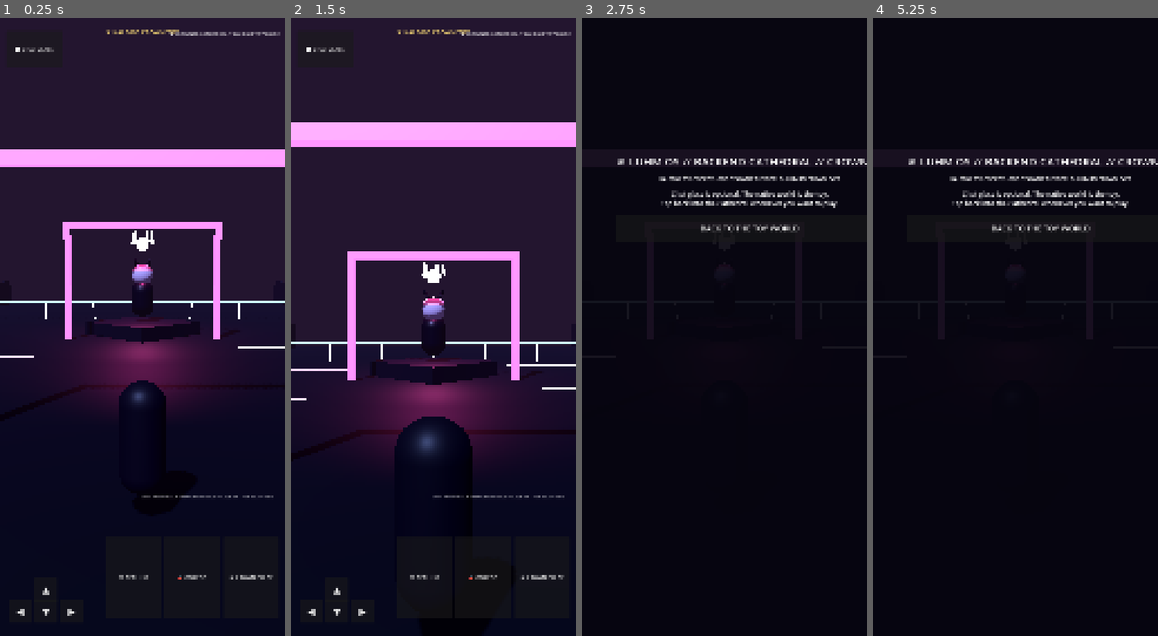
Above: before the commit, frames 1-4 (left to right).
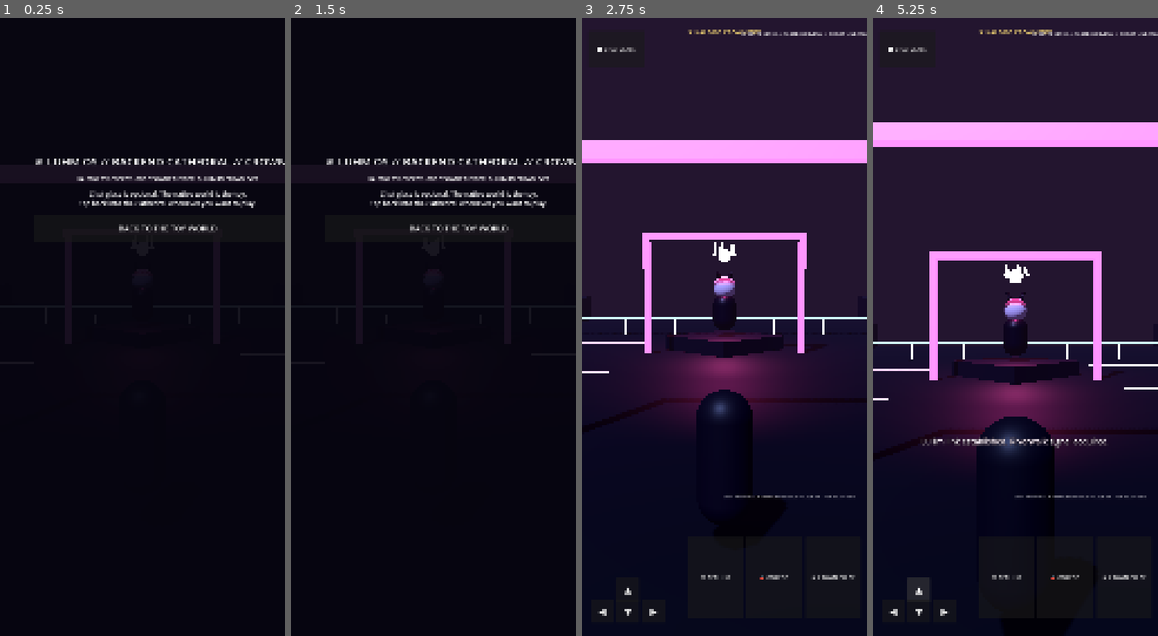
Above: after the commit, the same moments.

Repository: eggie-admin/LuHm-OS
Game: Godot game, scene res://scenes/Main.tscn
Two runs of this game, one before a commit and one after it. Both use one fixed random seed, a clock stepped at 60 frames per second and the inputs below.
Inputs (mouse positions are in pixels of both pictures, inside the frame that each line leads up to):
- Up to frame 1 (0.25 s): no input
- Up to frame 2 (1.5 s): move the mouse to (496, 296) at 0.52 s; hold Right (ui_right) 0.53-1.25 s; click (496, 296) at 0.67 s; drag from (376, 357) to (419, 450) at 1.27 s
- Up to frame 3 (2.75 s): click "💬 CHAT GLASS" (after the commit: "BACK TO THE TOY WORLD") at 2 s
- Up to frame 4 (5.25 s): move the mouse to (1044, 191) at 2.77 s; hold Right (ui_right) 2.78-3.5 s; drag from (1001, 450) to (930, 234) at 3.52 s; move the mouse to (1101, 419) at 4.27 s; hold Left (ui_left) 4.28-5 s; click (918, 592) at 5 s, where only the run after the commit has a clickable "▲"

The runs differ from the first frame. In frame 1, 53% of the frame differs, in the area x 0-100%, y 0-97%; in frame 2, 60%; in frame 3, 57%; in frame 4, 60%.
Error before the commit: Invalid call. Nonexistent function 'show_world' in base 'Nil'. (res://scripts/main.gd:66)
Error after the commit: Invalid call. Nonexistent function 'show_world' in base 'Nil'. (res://scripts/main.gd:63)

Commit message:
godot: make full WebView kiosk the launch shell with explicit collapse states

Diff:
--- a/scripts/main.gd
+++ b/scripts/main.gd
@@ -1,7 +1,6 @@
 extends Node3D
 
-# Crowned Cathedral toy runtime: native Godot world first, optional WebView chat glass second.
-# Android toy identity: art.eggiebagelface.luhmos.cathedraltoy / v121.
+# Crowned S24 FE kiosk runtime: caged WebView shell first, native Godot toy always underneath.
 const NeonWorldScript := preload("res://scripts/game/neonWorld.gd")
 const PlayerControllerScript := preload("res://scripts/game/playerController.gd")
 const GameHudScript := preload("res://scripts/game/gameHud.gd")
@@ -21,44 +20,42 @@
 func _ready() -> void:
     _build_runtime()
     _wire_runtime()
-    _enter_world()
-    game_hud.set_status("♛ CROWNED CATHEDRAL // KAI 9000 TOY MODE")
+    _enter_backend("full")
+    game_hud.set_status("♛ S24 FE KIOSK // CAGED WEBVIEW // GODOT UNDERLAY")
 
 func _build_runtime() -> void:
     neon_world = NeonWorldScript.new()
     neon_world.name = "NeonWorld"
     add_child(neon_world)
-
     player_controller = PlayerControllerScript.new()
     player_controller.name = "PlayerController"
     player_controller.position = neon_world.player_spawn
     add_child(player_controller)
-
     game_hud = GameHudScript.new()
     game_hud.name = "GameHud"
     add_child(game_hud)
-
     cutscene_director = CutsceneDirectorScript.new()
     cutscene_director.name = "CutsceneDirector"
     add_child(cutscene_director)
-
     cutscene_bridge = CutsceneBridgeScript.new()
     cutscene_bridge.name = "CutsceneBridge"
     add_child(cutscene_bridge)
     cutscene_bridge.configure(cutscene_director, player_controller, neon_world, game_hud)
-
     kai_webview_bridge = KaiWebViewBridgeScript.new()
     kai_webview_bridge.name = "KaiWebViewBridge"
     add_child(kai_webview_bridge)
 
 func _wire_runtime() -> void:
     game_hud.world_requested.connect(_enter_world)
-    game_hud.backend_requested.connect(_enter_backend)
+    game_hud.backend_requested.connect(func(): _enter_backend("full"))
     game_hud.move_axis_changed.connect(player_controller.set_touch_axis)
     game_hud.toy_action_requested.connect(_on_toy_action)
     if kai_webview_bridge != null:
         kai_webview_bridge.world_requested.connect(_enter_world)
         kai_webview_bridge.toy_action_requested.connect(_on_toy_action)
+        kai_webview_bridge.ui_mode_requested.connect(_set_shell_mode)
+        kai_webview_bridge.background_requested.connect(_background_app)
+        kai_webview_bridge.exit_requested.connect(_exit_app)
 
 func _enter_world() -> void:
     if kai_webview_bridge != null:
@@ -69,7 +66,7 @@
         intro_played = true
         call_deferred("_play_intro")
 
-func _enter_backend() -> void:
+func _enter_backend(mode := "full") -> void:
     if cutscene_bridge != null:
         cutscene_bridge.cancel()
         cutscene_bridge.restore_now()
@@ -78,7 +75,31 @@
     if game_hud != null:
         game_hud.show_backend()
     if kai_webview_bridge != null:
+        kai_webview_bridge.set_cockpit_mode(mode)
         kai_webview_bridge.show_cockpit()
+
+func _set_shell_mode(mode: String) -> void:
+    if mode not in ["full", "mini", "pet", "bubble"]:
+        return
+    if kai_webview_bridge != null:
+        kai_webview_bridge.set_cockpit_mode(mode)
+    if mode == "full":
+        player_controller.set_world_active(false)
+        game_hud.show_backend()
+    else:
+        game_hud.show_world()
+        player_controller.set_world_active(true)
+    game_hud.set_status("KAI 9000 SHELL // " + mode.to_upper())
+
+func _background_app() -> void:
+    if kai_webview_bridge != null:
+        kai_webview_bridge.set_cockpit_mode("bubble")
+        kai_webview_bridge.background_app()
+    game_hud.set_status("KAI 9000 // TASK BACKGROUNDED · NO PERSISTENT SERVICE CLAIM")
+
+func _exit_app() -> void:
+    if kai_webview_bridge != null:
+        kai_webview_bridge.exit_app()
 
 func _on_toy_action(action: String) -> void:
     match action:
@@ -92,7 +113,7 @@
             neon_world.crown_pulse()
             game_hud.set_status("♛ CROWN PULSE // PROFESSOR AUTHORITY CONFIRMED")
         "chat_glass":
-            _enter_backend()
+            _enter_backend("full")
         _:
             game_hud.set_status("KAI 9000 // UNKNOWN TOY ACTION BLOCKED")
 
